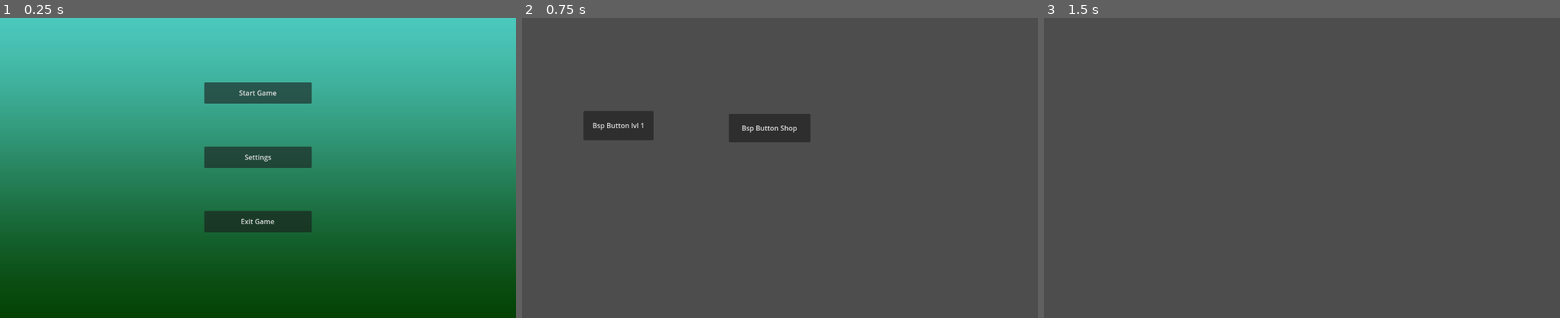
Above: before the commit, frames 1-3 (left to right).
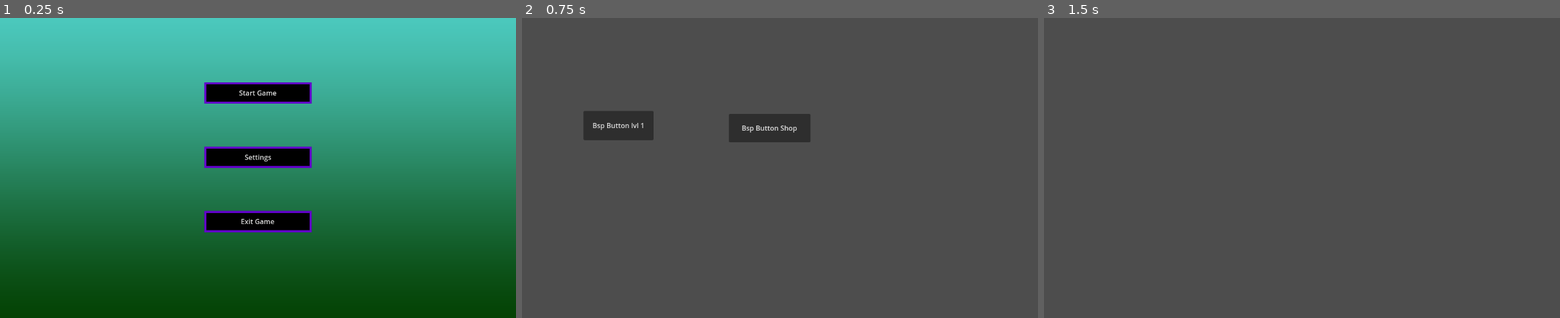
Above: after the commit, the same moments.

Repository: do3les/InfLocher-Tower-Defense
Game: Godot game, scene res://main.tscn
Two runs of this game, one before a commit and one after it. Both use one fixed random seed, a clock stepped at 60 frames per second and the inputs below.
Inputs:
- Up to frame 1 (0.25 s): no input
- Up to frame 2 (0.75 s): click "Start Game" at 0.5 s
- Up to frame 3 (1.5 s): click "Bsp Button lvl 1" at 1.25 s

The runs differ from the first frame. In frame 1, 4.5% of the frame differs, in the area x 39-61%, y 21-72%; in frame 2, nothing differs; in frame 3, nothing differs.

Commit message:
starting theme

Diff:
--- /dev/null
+++ b/assets/btn_box.tres
@@ -0,0 +1,9 @@
+[gd_resource type="StyleBoxFlat" format=3 uid="uid://yqphar7lo1je"]
+
+[resource]
+bg_color = Color(0, 0, 0, 1)
+border_width_left = 5
+border_width_top = 5
+border_width_right = 5
+border_width_bottom = 5
+border_color = Color(0.380392, 0, 0.788235, 1)
--- /dev/null
+++ b/assets/theme_0.tres
@@ -0,0 +1,6 @@
+[gd_resource type="Theme" load_steps=2 format=3 uid="uid://detsu6arwhhvh"]
+
+[ext_resource type="StyleBox" uid="uid://yqphar7lo1je" path="res://assets/btn_box.tres" id="1_lw4gy"]
+
+[resource]
+Button/styles/normal = ExtResource("1_lw4gy")
--- a/interface-scenes/menu.gd
+++ b/interface-scenes/menu.gd
@@ -12,4 +12,4 @@
 
 
 func _on_buttonLvl1_pressed():
-	get_tree().change_scene_to_file("res://levels/Level 1.tscn")
+	get_tree().change_scene_to_file("res://levels/level_1.tscn")
--- a/interface-scenes/menu.tscn
+++ b/interface-scenes/menu.tscn
@@ -2,21 +2,21 @@
 
 [ext_resource type="Script" path="res://interface-scenes/menu.gd" id="1_gaagf"]
 
-[node name="Menü" type="Node2D"]
+[node name="Menu" type="Node2D"]
 script = ExtResource("1_gaagf")
 
-[node name="Button" type="Button" parent="."]
+[node name="btn_lvl_1" type="Button" parent="."]
 offset_left = 143.0
 offset_top = 217.0
 offset_right = 306.0
 offset_bottom = 285.0
 text = "Bsp Button lvl 1"
 
-[node name="Button2" type="Button" parent="."]
+[node name="btn_shop" type="Button" parent="."]
 offset_left = 481.0
 offset_top = 224.0
 offset_right = 671.0
 offset_bottom = 290.0
 text = "Bsp Button Shop"
 
-[connection signal="pressed" from="Button" to="." method="_on_buttonLvl1_pressed"]
+[connection signal="pressed" from="btn_lvl_1" to="." method="_on_buttonLvl1_pressed"]
--- a/main.tscn
+++ b/main.tscn
@@ -1,7 +1,8 @@
-[gd_scene load_steps=4 format=3 uid="uid://b75klh3ofo8ov"]
+[gd_scene load_steps=5 format=3 uid="uid://b75klh3ofo8ov"]
 
 [ext_resource type="Script" path="res://main.gd" id="1_xkm4k"]
 [ext_resource type="Gradient" uid="uid://guskjbb1y72x" path="res://assets/start_screen_gradient.tres" id="2_qm13e"]
+[ext_resource type="Theme" uid="uid://detsu6arwhhvh" path="res://assets/theme_0.tres" id="3_g6ml1"]
 
 [sub_resource type="GradientTexture2D" id="GradientTexture2D_q6r5a"]
 gradient = ExtResource("2_qm13e")
@@ -27,6 +28,7 @@
 offset_bottom = 200.0
 grow_horizontal = 2
 grow_vertical = 0
+theme = ExtResource("3_g6ml1")
 text = "Start Game"
 
 [node name="btn_settings" type="Button" parent="."]
@@ -41,6 +43,7 @@
 offset_bottom = 350.0
 grow_horizontal = 2
 grow_vertical = 0
+theme = ExtResource("3_g6ml1")
 text = "Settings"
 
 [node name="btn_exit_game" type="Button" parent="."]
@@ -48,6 +51,7 @@
 offset_top = 450.0
 offset_right = 725.0
 offset_bottom = 500.0
+theme = ExtResource("3_g6ml1")
 text = "Exit Game"
 
 [connection signal="pressed" from="btn_start_game" to="." method="_on_btn_start_game_pressed"]
Renamed: levels/Level 1.tscn -> levels/level_1.tscn
